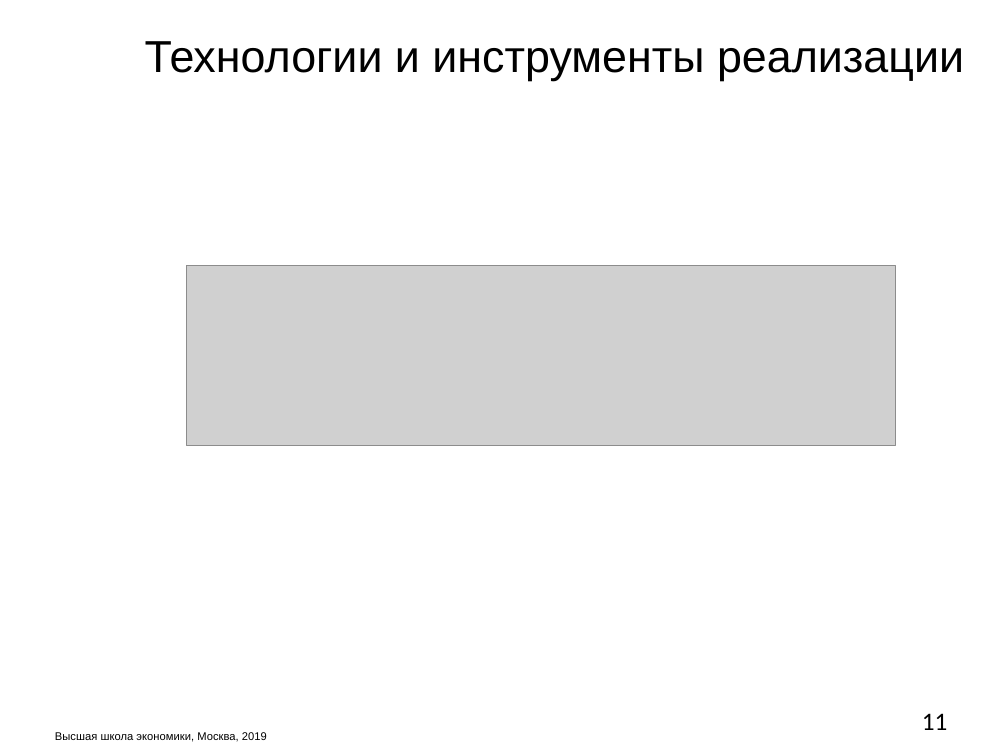
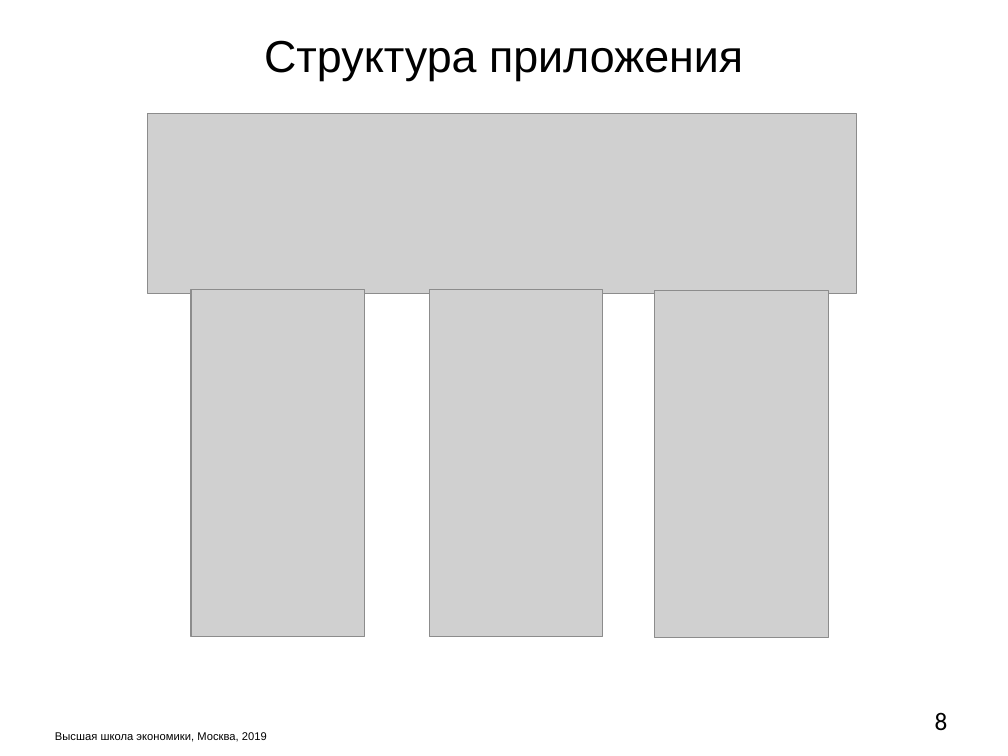
Before and after one commit to M2000h/HSE-APP, a slide deck: slide 8 of Презентация.pptx (slide 11 before the commit). Drawn at 1008x756 pixels with LibreOffice and Linux fonts; fonts in the diff are those of the drawing; grey boxes stand for pictures; background and template pictures are left out. Boxes give left, top, right and bottom in pixels: in the first picture for what was removed or moved away, otherwise in the second. Text is boxed around its words. In the diff, an @@ line names an element or a change of style, - is before the commit and + after.

```diff
--- a/Презентация.pptx
+++ b/Презентация.pptx
@@ text at box(264, 40, 743, 81): text changed @@
-Технологии и инструменты реализации
+Структура приложения
@@ picture: place and size @@
-picture at box(186, 266, 895, 446)
+picture at box(147, 114, 856, 293)
@@ picture added at box(192, 289, 365, 637) @@
@@ picture added at box(429, 289, 603, 637) @@
@@ picture added at box(654, 290, 828, 638) @@
@@ page number at box(935, 712, 948, 730): text changed @@
-11
+8
```
Also in this commit, not shown: 14 other slides changed, 2 slides added, 2 other files.
